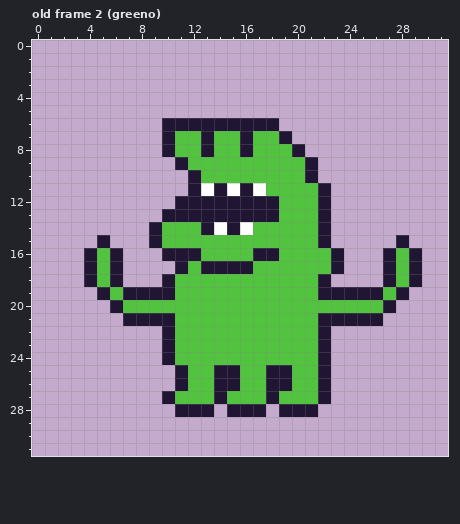
Pixel-art file, stored at assets/enemies.ase. Above is the file before it was changed.
32x32 pixels, 2 frames. Shown: old frame 2 (greeno). The commit also changed other frames, which this record leaves out.
And afterwards:
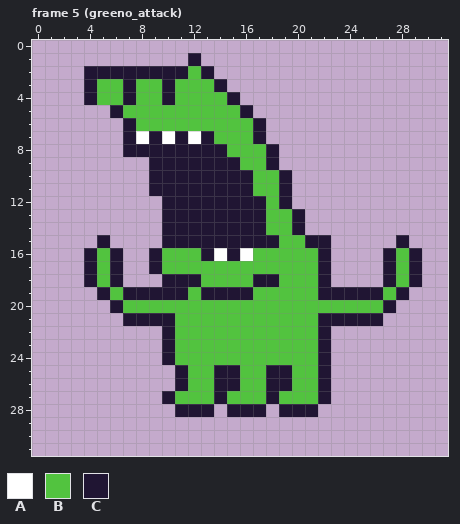
Palette (. is transparent): A #ffffff  B #52c33f  C #201533
A new or re-ordered frame is compared with the old frame closest to it.
Changes in this commit:
frames 2 -> 6
Frame 5 (greeno_attack) is new; against old frame 2 (greeno):
y 1: x 12 . -> C
y 2: x 4..13 .......... -> CCCCCCCCBC
y 3: x 4..14 ........... -> CBBCBBCBBBC
y 4: x 4..15 ............ -> CBBCBBCBBBBC
y 5: x 6..16 ........... -> CBBBBBBBBBC
y 6: x 7..16 ...CCCCCCC -> CBBBBBBBBB; x 18 C -> .
y 7: x 7..12 ...CBB -> CACACA; x 16..19 CBBC -> BC..
y 8: x 7..9 ... -> CCC; x 11..12 BB -> CC; x 14 B -> C; x 16 C -> B; x 18..20 BBC -> C..
y 9: x 9..10 .. -> CC; x 12..15 BBBB -> CCCC; x 18..21 BBBC -> C...
y 10: x 9..11 ... -> CCC; x 13..16 BBBB -> CCCC; x 19..21 BBC -> C..
y 11: x 9..11 ... -> CCC; x 13 A -> C; x 15 A -> C; x 17 A -> B; x 19..22 BBBC -> C...
y 12: x 10 . -> C; x 18..22 CBBBC -> BC...
y 13: x 18 C -> B; x 20..22 BBC -> C..
y 14: x 9..12 CBBB -> .CCC; x 14 A -> C; x 16..17 AB -> CC; x 20..22 BBC -> C..
y 15: x 9..18 CBBBBBBBBB -> .CCCCCCCCC; x 21 B -> C
y 16: x 9..18 .CCCBBBBCC -> CBBBCACABB; x 22..23 BC -> C.
y 17: x 9..11 ..C -> CBB; x 13..16 CCCC -> BBBB; x 22..23 BC -> C.
y 18: x 11..12 BB -> CC; x 17..18 BB -> CC
y 19: x 11 B -> C; x 13..16 BBBB -> CCCC
Boxes around the changes in both pictures, in picture pixels (x1, y1, x2, y2):
changed: (84, 53, 344, 300)
